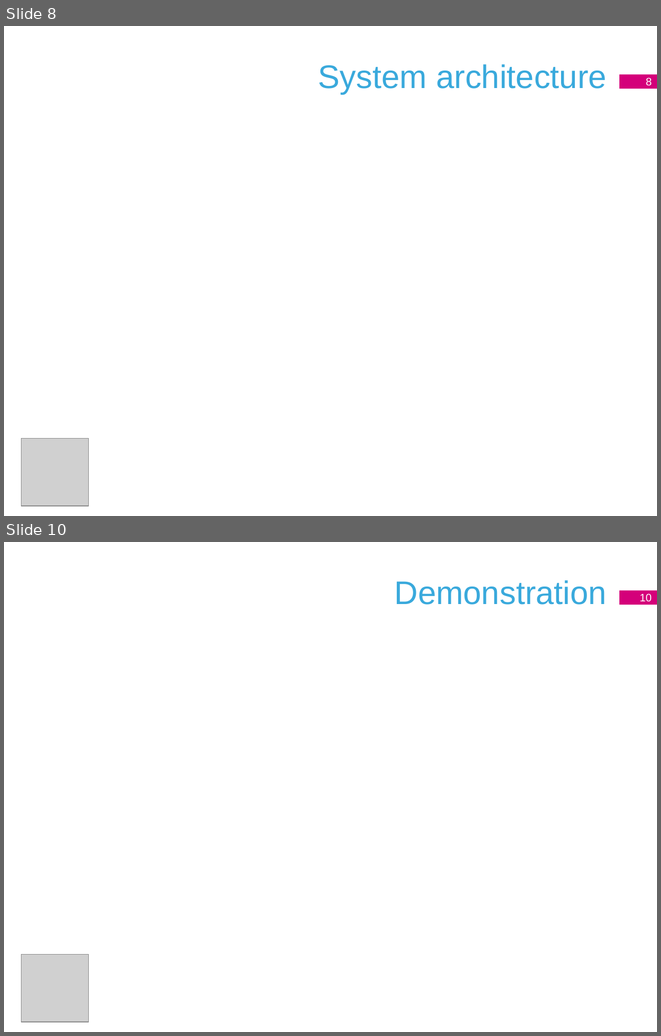
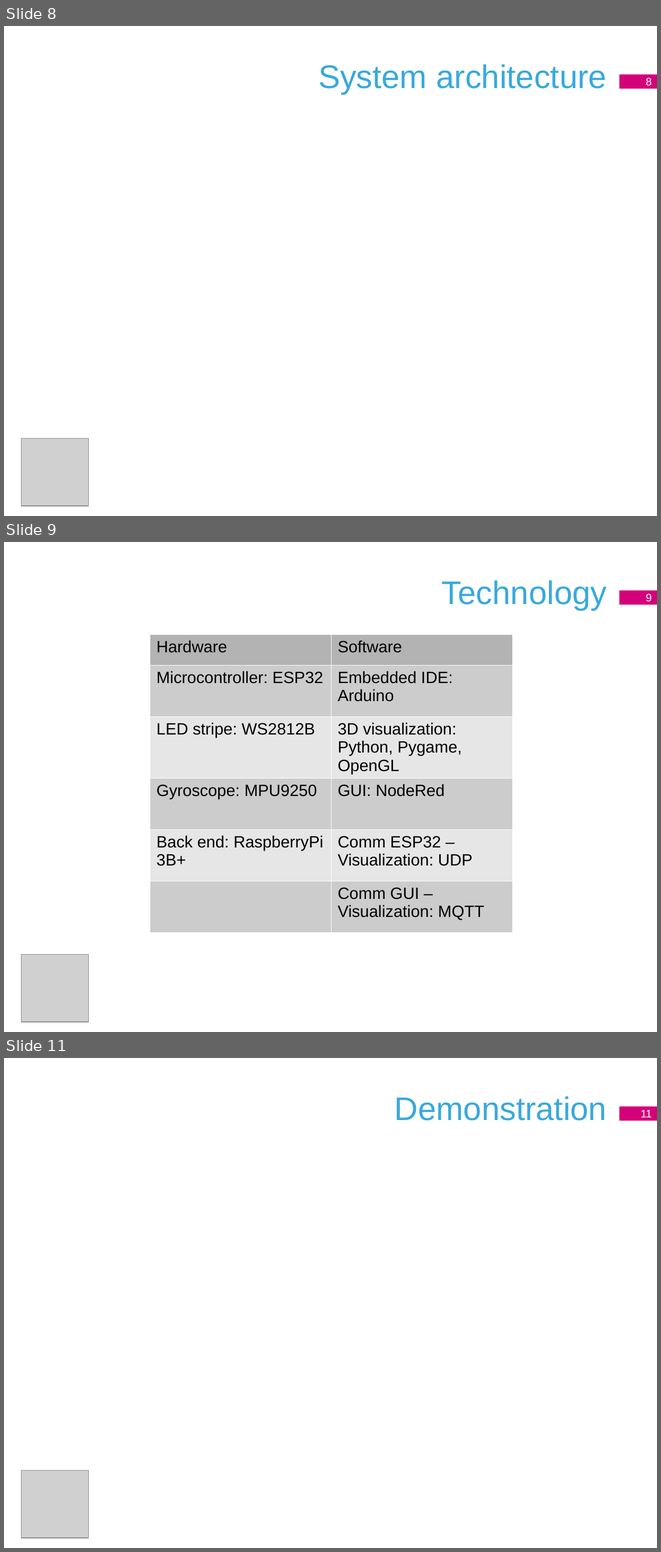
Before and after one commit to rbaltasar/light_toy_vecathon, a slide deck: Docu/Vecathon.pptx. Shown one above the other, each under a label of ours: slides 8 and 10 before the commit, slides 8, 9 and 11 after it; the slides between them are not shown. The pictures are 661x1036 and 661x1552 pixels, drawn with LibreOffice and Linux fonts; fonts in the diff are those of the drawing; grey boxes stand for pictures; background and template pictures are left out. Boxes give left, top, right and bottom in pixels: in the first picture for what was removed or moved away, otherwise in the second. Text is boxed around its words. In the diff, an @@ line names an element or a change of style, - is before the commit and + after.

Commit message:
Added technology to the presentation

```diff
--- a/Docu/Vecathon.pptx
+++ b/Docu/Vecathon.pptx
@@ slide 9 added at bbox=[4, 542, 657, 1032], background #FFFFFF @@
@@ text added at bbox=[442, 580, 607, 610], 36 pt, text #39A9DC @@
+Technology
@@ page number added at bbox=[619, 590, 657, 605], fill #D4007A, 12 pt, text #FFFFFF @@
+9
@@ table added at bbox=[150, 634, 513, 942], 6 rows, 2 columns @@
+Hardware | Software
+Microcontroller: ESP32 | Embedded IDE: Arduino
+LED stripe: WS2812B | 3D visualization: Python, Pygame, OpenGL
+Gyroscope: MPU9250 | GUI: NodeRed
+Back end: RaspberryPi 3B+ | Comm ESP32 – Visualization: UDP
+ | Comm GUI – Visualization: MQTT
@@ picture added at bbox=[21, 954, 88, 1021] @@
@@ what was slide 10 is now slide 11 @@
@@ page number at bbox=[641, 1110, 652, 1117]: text changed @@
-10
+11
```
Also in this commit, not shown: 6 slides changed.
